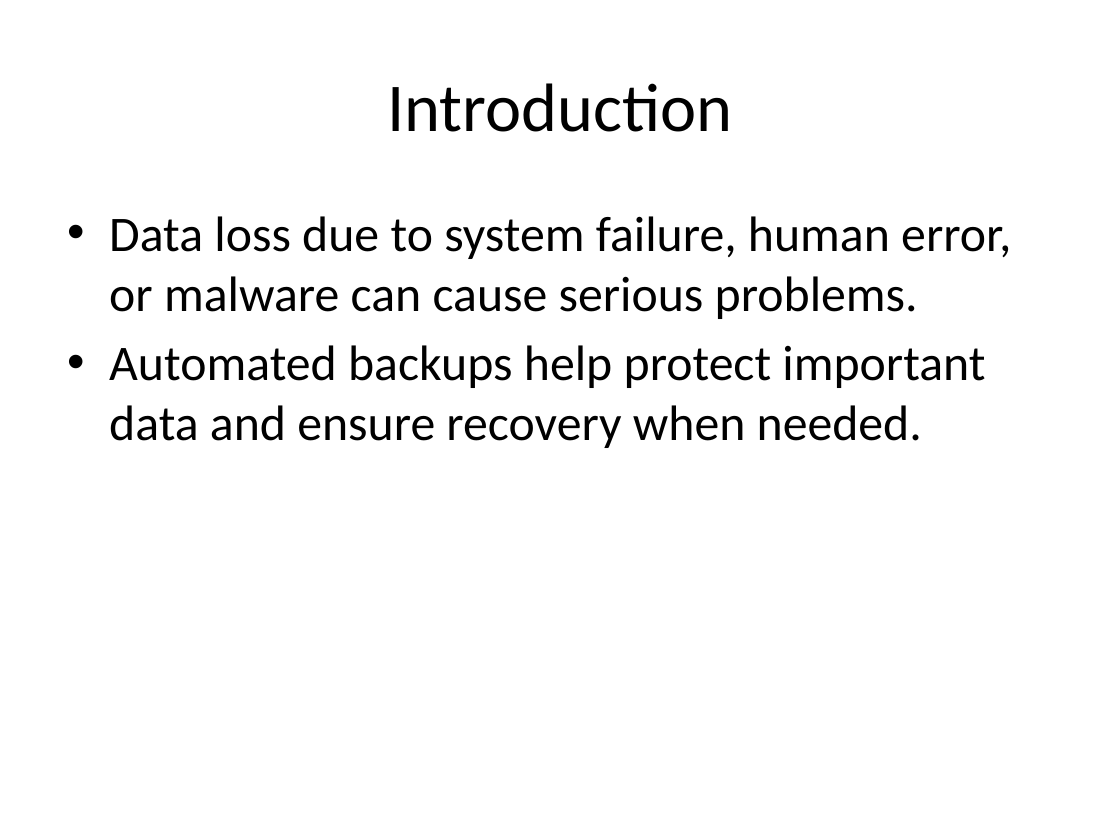
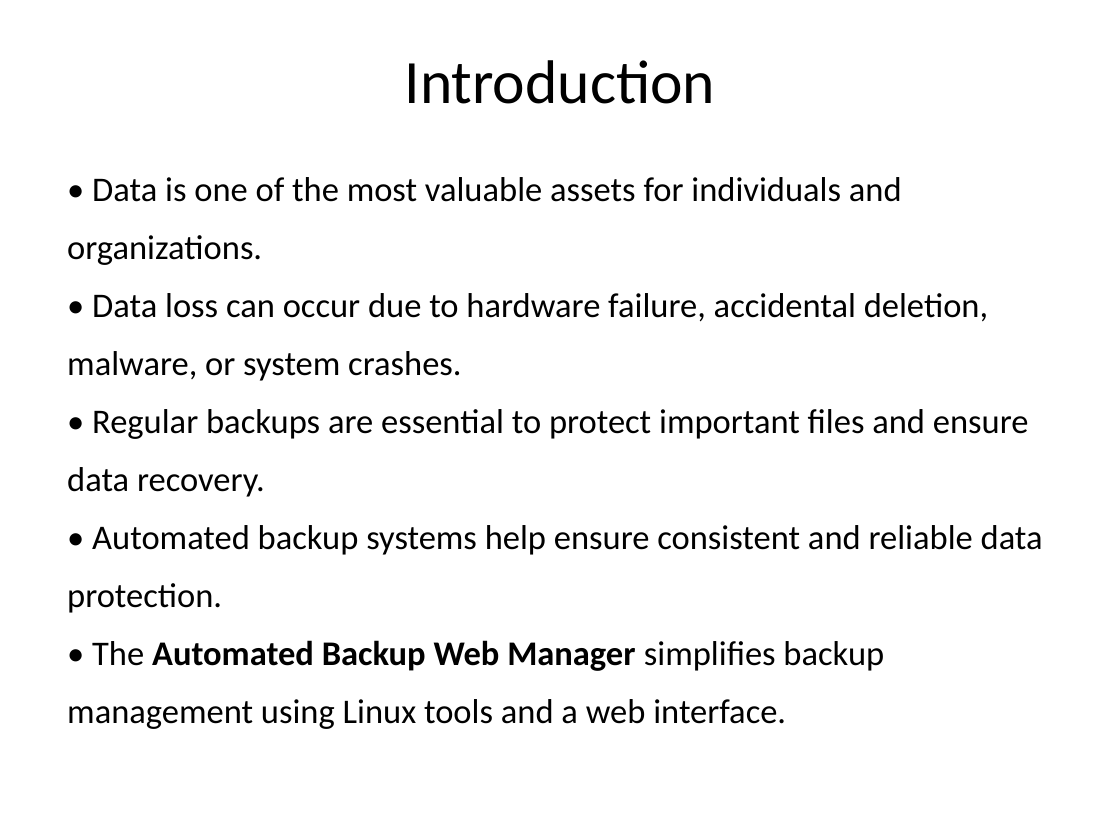
Before and after one commit to VarshithreddyMuddasani/Automated-Backup-Web-Manager-using-Linux, a slide deck: slide 2 of Project PPT.pptx. Drawn at 1120x840 pixels with LibreOffice and Linux fonts; fonts in the diff are those of the drawing. Boxes give left, top, right and bottom in pixels: in the first picture for what was removed or moved away, otherwise in the second. Text is boxed around its words. In the diff, an @@ line names an element or a change of style, - is before the commit and + after.

```diff
--- a/Project PPT.pptx
+++ b/Project PPT.pptx
@@ title "Introduction" at (405, 60, 716, 104): size 44 to 39.6 pt @@
@@ text at (67, 177, 1043, 729): text changed; size 32 to 22.2 pt @@
-• Data loss due to system failure, human error, or malware can cause serious problems.
-• Automated backups help protect important data and ensure recovery when needed.
+• Data is one of the most valuable assets for individuals and organizations.
+• Data loss can occur due to hardware failure, accidental deletion, malware, or system crashes.
+• Regular backups are essential to protect important files and ensure data recovery.
+• Automated backup systems help ensure consistent and reliable data protection.
+• The Automated Backup Web Manager simplifies backup management using Linux tools and a web interface.
```
Also in this commit, not shown: 8 other slides changed, 2 slides added, 4 slides removed.
